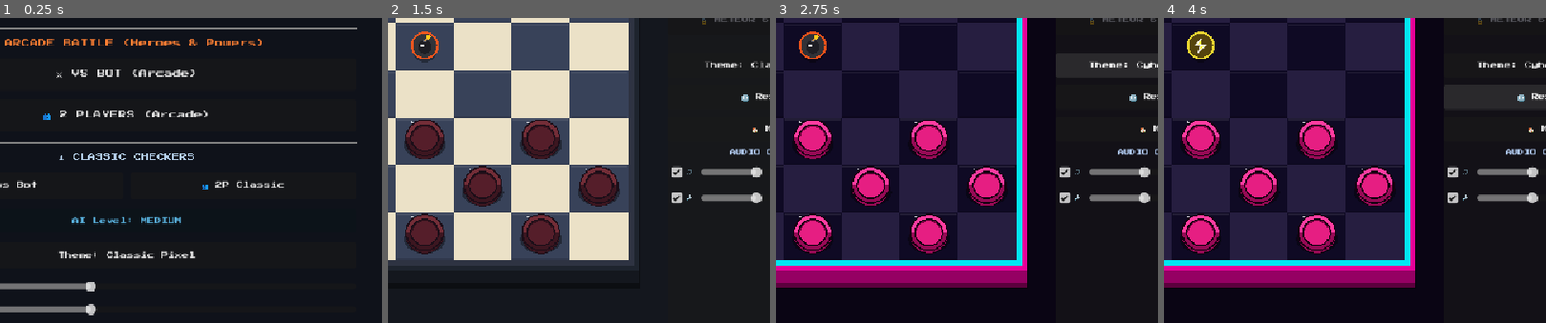
Above: before the commit, frames 1-4 (left to right).
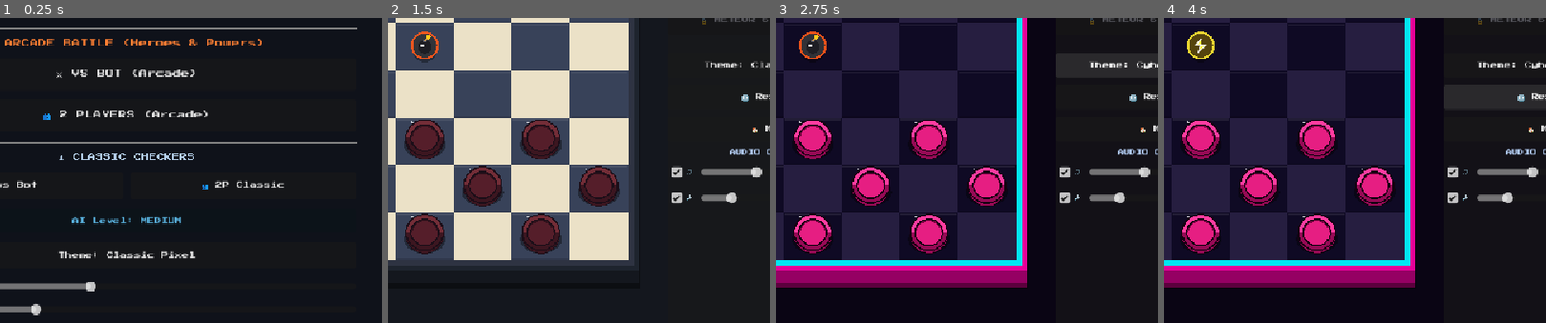
Above: after the commit, the same moments.

Repository: sylasjr/arcade-battle-checkers
Game: Godot game, scene res://scenes/Main.tscn
Same seed, same stepped clock (60 frames per second), same inputs: the game is played once before the commit and once after it. Sound files missing from this copy of the repository are replaced by a short silence.
Inputs:
- Up to frame 1 (0.25 s): no input
- Up to frame 2 (1.5 s): click "⚔️ VS BOT (Arcade)" at 0.5 s; click "🔥 PYROMANCER Ult: METEOR Obli…" at 1.25 s
- Up to frame 3 (2.75 s): click "Theme: Classic Pixel" at 2 s
- Up to frame 4 (4 s): click "🔄 Restart" at 2.75 s; click "🔄 Restart" at 3.5 s
The pictures show only the part of the screen within x 33-83%, y 32-82%; the shares and areas given below are measured in that part.

The runs differ from the first frame. In frame 1, 0.4% of the frame differs, in the area x 8-25%, y 93-98%; in frame 2, 0.3%; in frame 3, 0.3%; in frame 4, 0.3%.

Commit message:
feat: default SFX volume to exactly 50% of the music soundtrack volume across all screens

Diff:
--- a/scenes/Menu.tscn
+++ b/scenes/Menu.tscn
@@ -179,4 +179,4 @@
 size_flags_vertical = 4
 max_value = 1.0
 step = 0.05
-value = 0.28
+value = 0.14
--- a/scenes/UI.tscn
+++ b/scenes/UI.tscn
@@ -203,7 +203,7 @@
 size_flags_vertical = 4
 max_value = 1.0
 step = 0.05
-value = 0.28
+value = 0.14
 
 [node name="RulesTip" type="Label" parent="Panel/VBoxContainer"]
 layout_mode = 2
--- a/scripts/AudioManager.gd
+++ b/scripts/AudioManager.gd
@@ -5,8 +5,8 @@
 var music_stream: AudioStream = null
 var is_music_muted: bool = false
 var is_sfx_muted: bool = false
-var music_volume: float = 0.28 # Halved from 0.55
-var sfx_volume: float = 0.28   # Halved from 0.55
+var music_volume: float = 0.28
+var sfx_volume: float = 0.14   # 50% lower than music volume (0.28 / 2 = 0.14)
 
 # SFX Streams
 var sfx_select: AudioStreamWAV
@@ -65,7 +65,6 @@
 	if is_music_muted or music_volume <= 0.001:
 		music_player.volume_db = -80.0
 	else:
-		# Convert linear 0.0-1.0 to dB scale with comfortable soft master mix
 		music_player.volume_db = linear_to_db(music_volume) - 6.0
 
 func toggle_music(enabled: bool) -> void:
@@ -126,7 +125,8 @@
 		return
 	var p = AudioStreamPlayer.new()
 	p.stream = stream
-	var sfx_vol_db = linear_to_db(sfx_volume)
+	# Applies sfx slider volume with 50% gentle scaling
+	var sfx_vol_db = linear_to_db(sfx_volume) - 6.0
 	p.volume_db = volume_db + sfx_vol_db
 	p.pitch_scale = pitch_scale
 	add_child(p)
--- a/scripts/Menu.gd
+++ b/scripts/Menu.gd
@@ -57,7 +57,7 @@
 	if theme_btn:
 		theme_btn.text = "Theme: " + theme_name
 
-func set_audio_states(music_on: bool, sfx_on: bool, music_vol: float = 0.28, sfx_vol: float = 0.28) -> void:
+func set_audio_states(music_on: bool, sfx_on: bool, music_vol: float = 0.28, sfx_vol: float = 0.14) -> void:
 	if music_check:
 		music_check.button_pressed = music_on
 	if sfx_check:
--- a/scripts/UI.gd
+++ b/scripts/UI.gd
@@ -157,7 +157,7 @@
 func _on_sfx_toggled(button_pressed: bool) -> void:
 	emit_signal("sfx_toggled", button_pressed)
 
-func sync_audio_ui(music_on: bool, sfx_on: bool, music_vol: float = 0.28, sfx_vol: float = 0.28) -> void:
+func sync_audio_ui(music_on: bool, sfx_on: bool, music_vol: float = 0.28, sfx_vol: float = 0.14) -> void:
 	if music_check:
 		music_check.button_pressed = music_on
 	if sfx_check:
